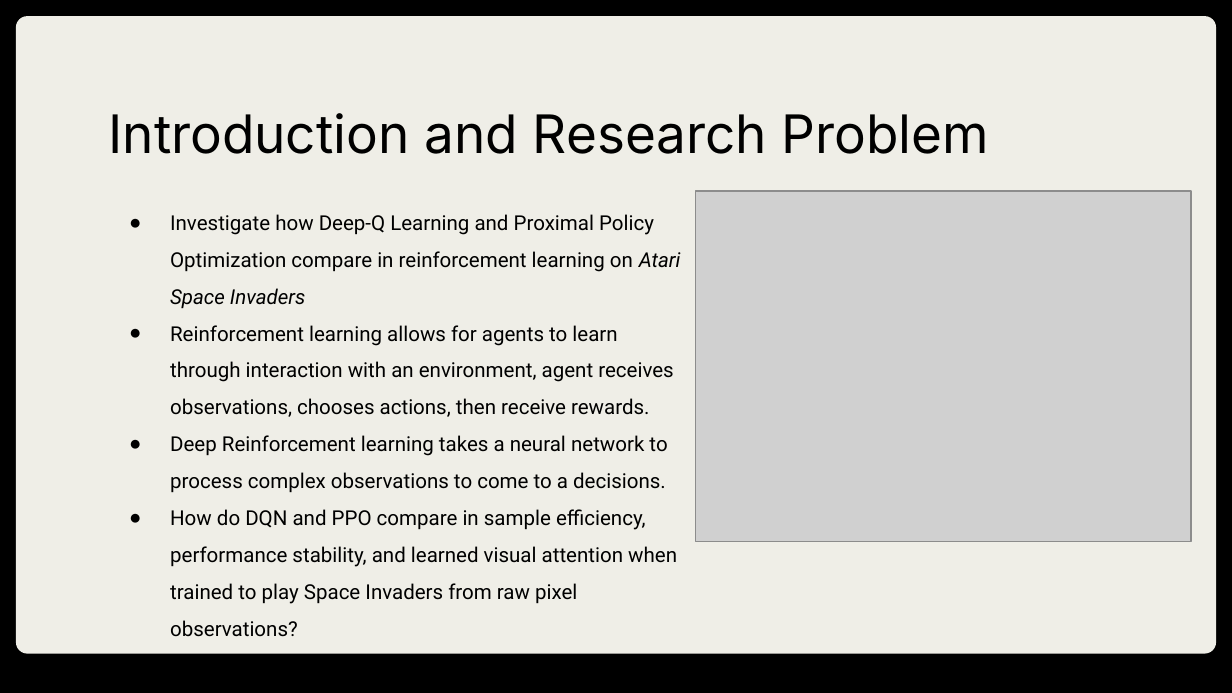
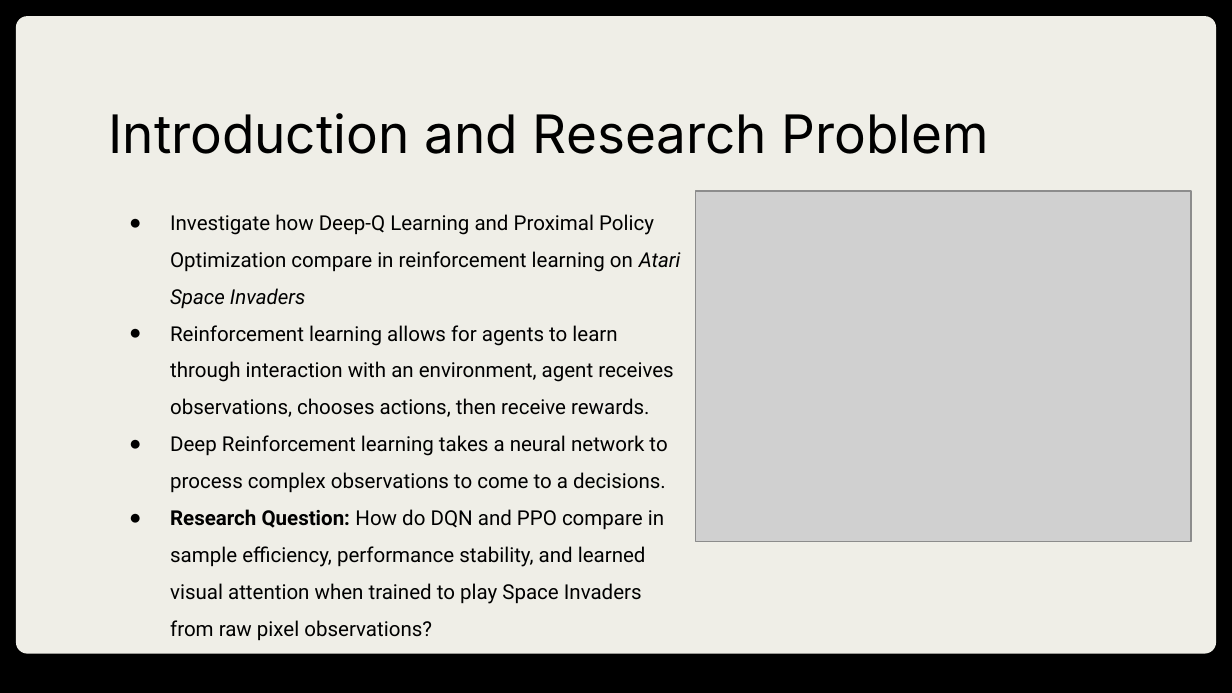
Before and after one commit to JulianMunguia04/IT493-Space-Invaders-RL, a slide deck: slide 2 of IT493_Final_Project_Slideshow.pptx. Drawn at 1232x693 pixels with LibreOffice and Linux fonts; fonts in the diff are those of the drawing; grey boxes stand for pictures. Boxes give left, top, right and bottom in pixels: in the first picture for what was removed or moved away, otherwise in the second. Text is boxed around its words. In the diff, an @@ line names an element or a change of style, - is before the commit and + after.

Commit message:
final

```diff
--- a/IT493_Final_Project_Slideshow.pptx
+++ b/IT493_Final_Project_Slideshow.pptx
@@ text at (x1=170, y1=509, x2=664, y2=641): text changed @@
-● How do DQN and PPO compare in sample efficiency, performance stability, and learned visual attention when trained to play Space Invaders from raw pixel observations?
+● Research Question: How do DQN and PPO compare in sample efficiency, performance stability, and learned visual attention when trained to play Space Invaders from raw pixel observations?
```
Also in this commit, not shown: 1 other slide changed.
